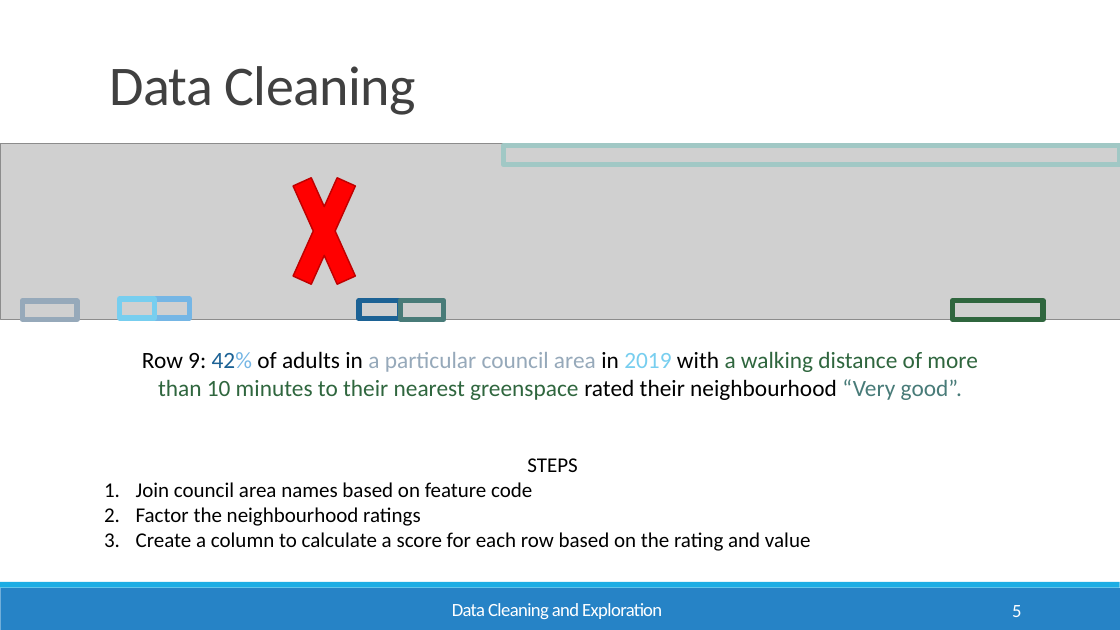
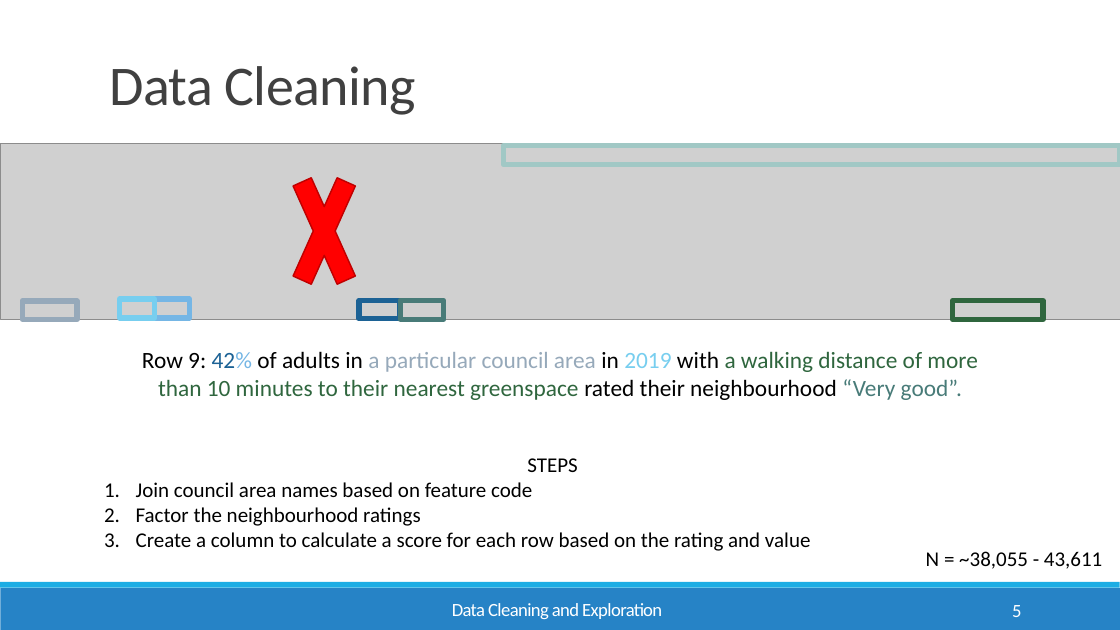
Before and after one commit to Emmz900/scottish_housing_project, a slide deck: slide 5 of presentation/Scottish Household Survey Analysis.pptx. Drawn at 1120x630 pixels with LibreOffice and Linux fonts; fonts in the diff are those of the drawing; grey boxes stand for pictures. Boxes give left, top, right and bottom in pixels: in the first picture for what was removed or moved away, otherwise in the second. Text is boxed around its words. In the diff, an @@ line names an element or a change of style, - is before the commit and + after.

```diff
--- a/presentation/Scottish Household Survey Analysis.pptx
+++ b/presentation/Scottish Household Survey Analysis.pptx
@@ text added at [926,551,1102,569], 18 pt, text #000000 @@
+N = ~38,055 - 43,611
```
Also in this commit, not shown: 4 other slides changed, 1 other file.
